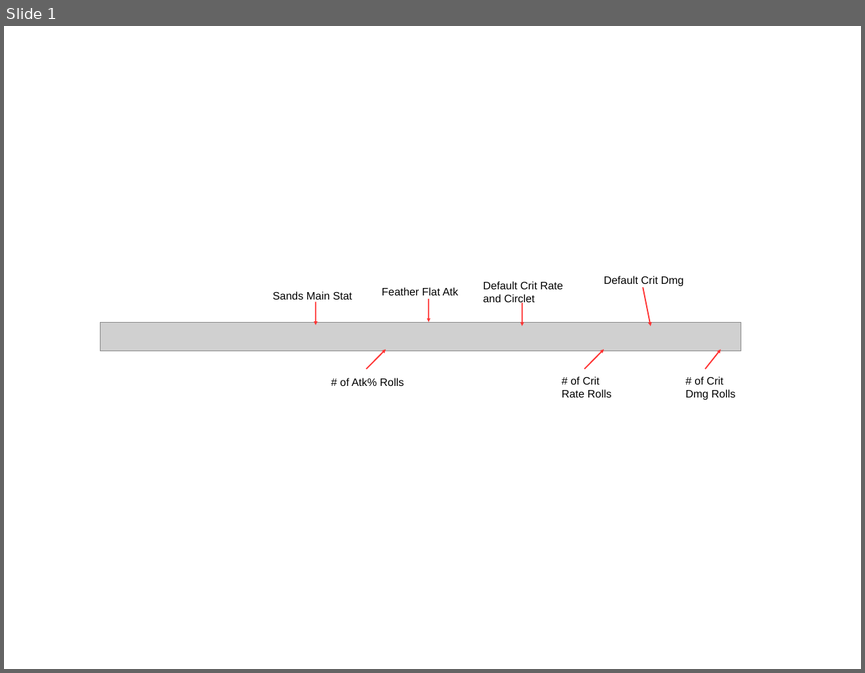
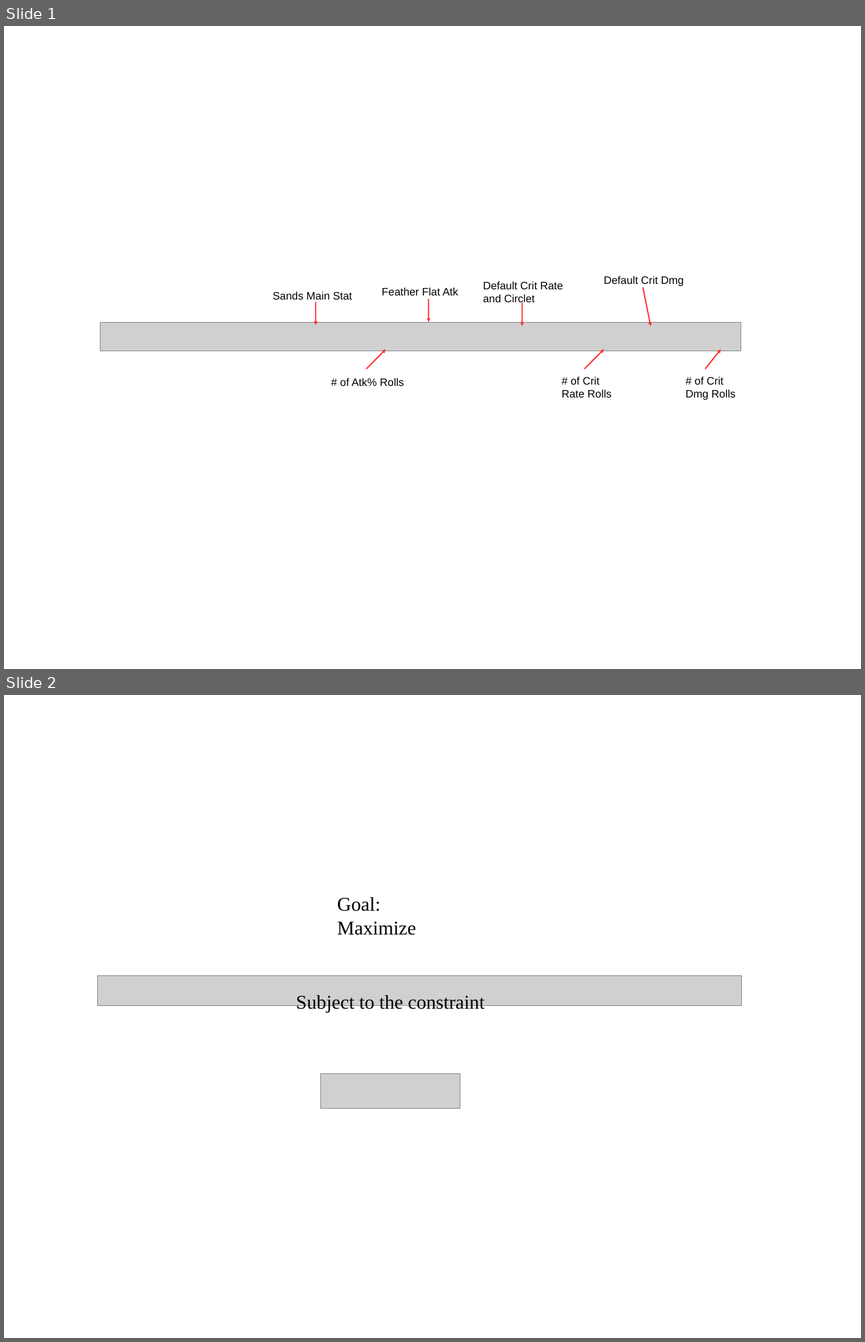
Before and after one commit to MaxMenenberg/MaxMenenberg.github.io, a slide deck: assets/GiArtiOpti/EquationEditor.odp. Shown one above the other, each under a label of ours: slide 1 before the commit, slides 1 and 2 after it. The pictures are 865x673 and 865x1342 pixels, drawn with LibreOffice and Linux fonts; fonts in the diff are those of the drawing; grey boxes stand for pictures. Boxes give left, top, right and bottom in pixels: in the first picture for what was removed or moved away, otherwise in the second. Text is boxed around its words. In the diff, an @@ line names an element or a change of style, - is before the commit and + after.

```diff
--- a/assets/GiArtiOpti/EquationEditor.odp
+++ b/assets/GiArtiOpti/EquationEditor.odp
@@ slide 2 added at (x1=4, y1=695, x2=861, y2=1338), background #FFFFFF @@
@@ text added at (x1=337, y1=897, x2=416, y2=935), 36 pt, text #000000 @@
+Goal: Maximize
@@ picture added at (x1=97, y1=975, x2=741, y2=1005) @@
@@ text added at (x1=296, y1=995, x2=485, y2=1013), 36 pt, text #000000 @@
+Subject to the constraint
@@ picture added at (x1=321, y1=1073, x2=460, y2=1108) @@
```
Also in this commit, not shown: 2 other files.
